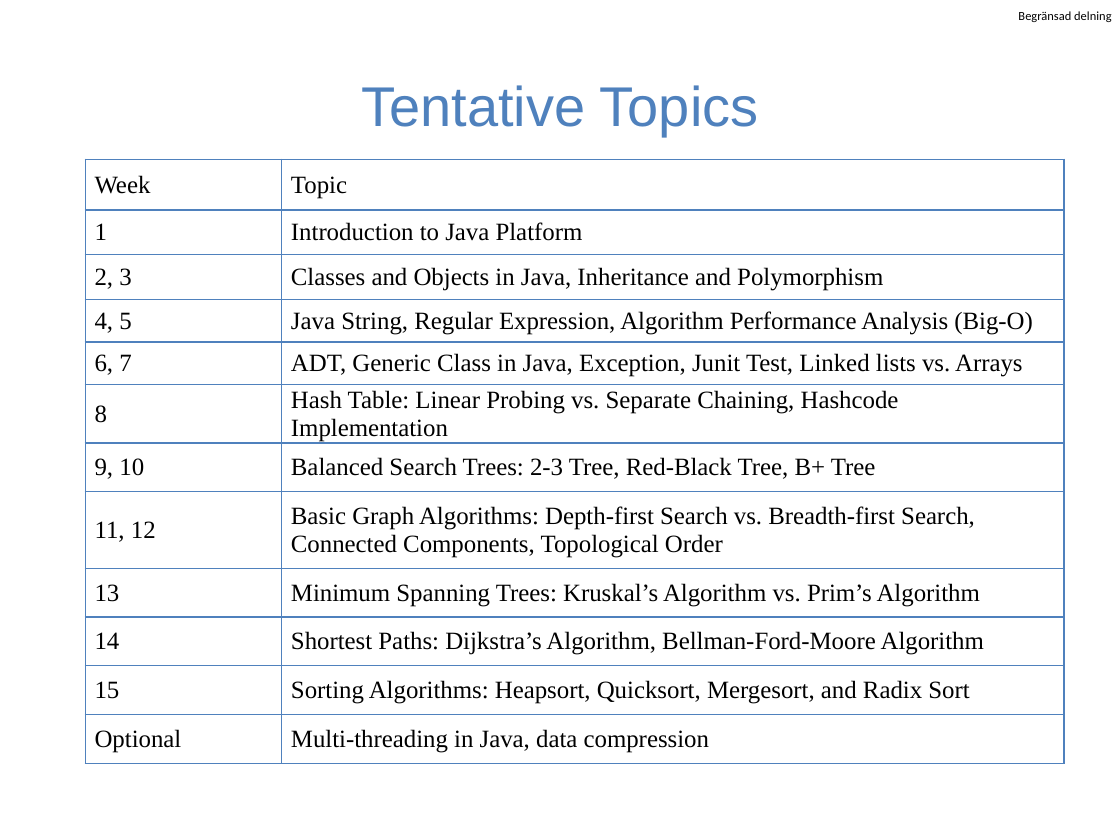
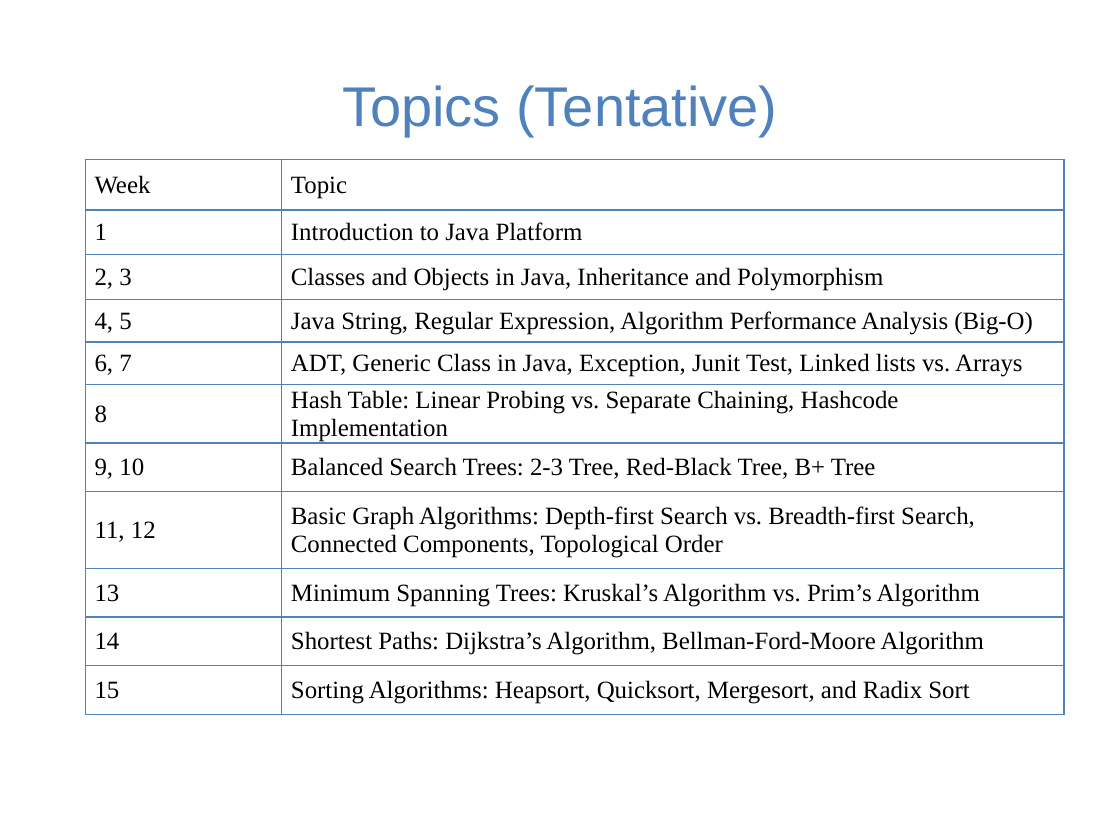
Before and after one commit to guhofstra/CSC111Fa25, a slide deck: slide 4 of PPTs/Lecture 1-course overview.pptx. Drawn at 1120x840 pixels with LibreOffice and Linux fonts; fonts in the diff are those of the drawing. Boxes give left, top, right and bottom in pixels: in the first picture for what was removed or moved away, otherwise in the second. Text is boxed around its words. In the diff, an @@ line names an element or a change of style, - is before the commit and + after.

```diff
--- a/PPTs/Lecture 1-course overview.pptx
+++ b/PPTs/Lecture 1-course overview.pptx
@@ text removed at (1018, 11, 1111, 22) @@
-Begränsad delning
@@ title at (342, 85, 777, 135): text changed @@
-Tentative Topics
+Topics (Tentative)
@@ table at (85, 159, 1064, 719) @@
-row 12: Optional | Multi-threading in Java, data compression
```
Also in this commit, not shown: 4 other slides changed, 2 slides added, 5 slides removed, 20 other files.
